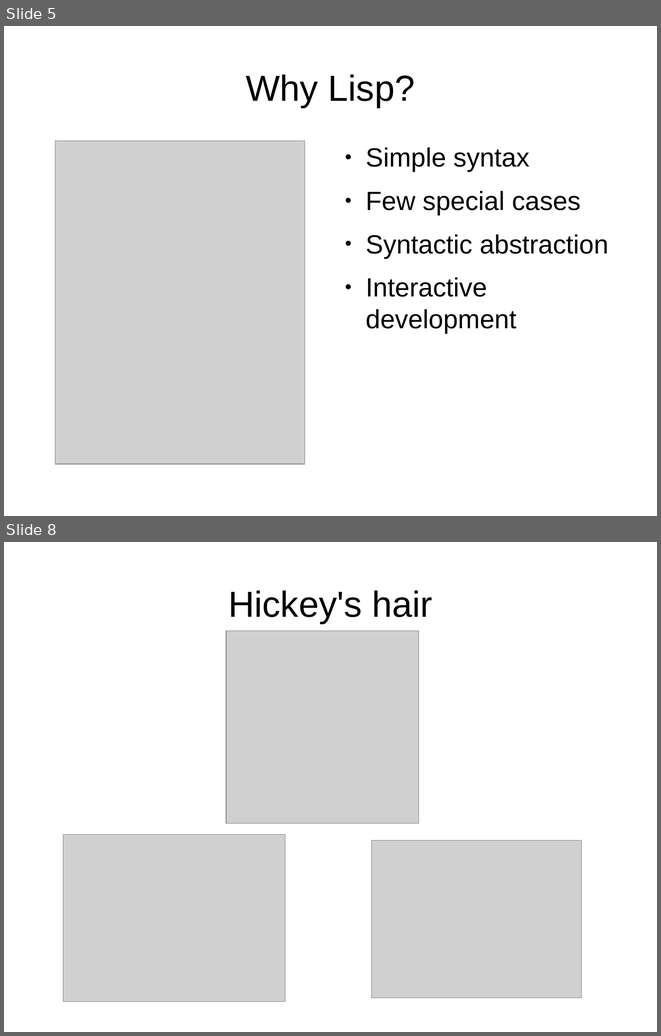
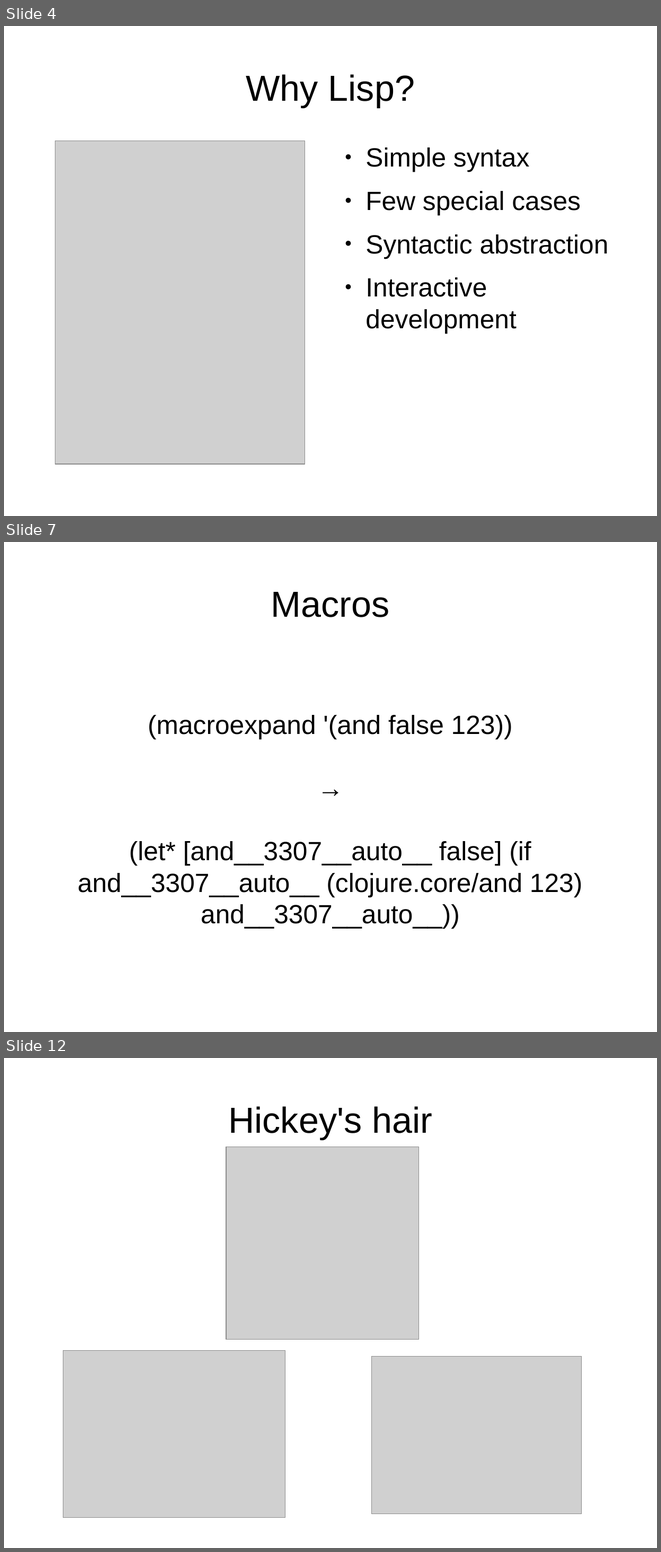
Before and after one commit to djwhitt/cposc2009, a slide deck: slides.odp. Shown one above the other, each under a label of ours: slides 5 and 8 before the commit, slides 4, 7 and 12 after it; the slides between them are not shown. The pictures are 661x1036 and 661x1552 pixels, drawn with LibreOffice and Linux fonts; fonts in the diff are those of the drawing; grey boxes stand for pictures. Boxes give left, top, right and bottom in pixels: in the first picture for what was removed or moved away, otherwise in the second. Text is boxed around its words. In the diff, an @@ line names an element or a change of style, - is before the commit and + after.

```diff
--- a/slides.odp
+++ b/slides.odp
@@ slide 7 added at (4,542,657,1032), background #FFFFFF @@
@@ title added at (271,592,390,617), 44 pt, text #000000 @@
+Macros
@@ subtitle added at (78,715,582,928), 32 pt, text #000000 @@
+(macroexpand '(and false 123))
+→
+(let* [and__3307__auto__ false] (if and__3307__auto__ (clojure.core/and 123) and__3307__auto__))
@@ what was slide 5 is now slide 4 @@
@@ what was slide 8 is now slide 12 @@
```
Also in this commit, not shown: 1 slide changed, 5 other slides added, 2 slides removed.
